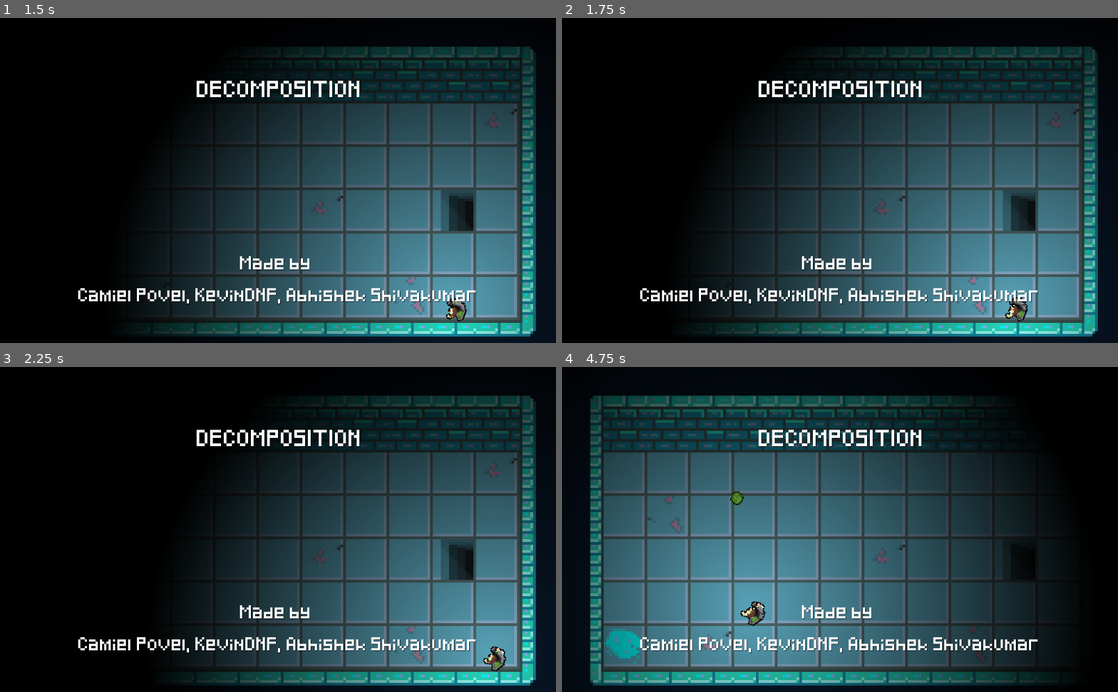
Above: before the commit, frames 1-4 (two rows, left to right).
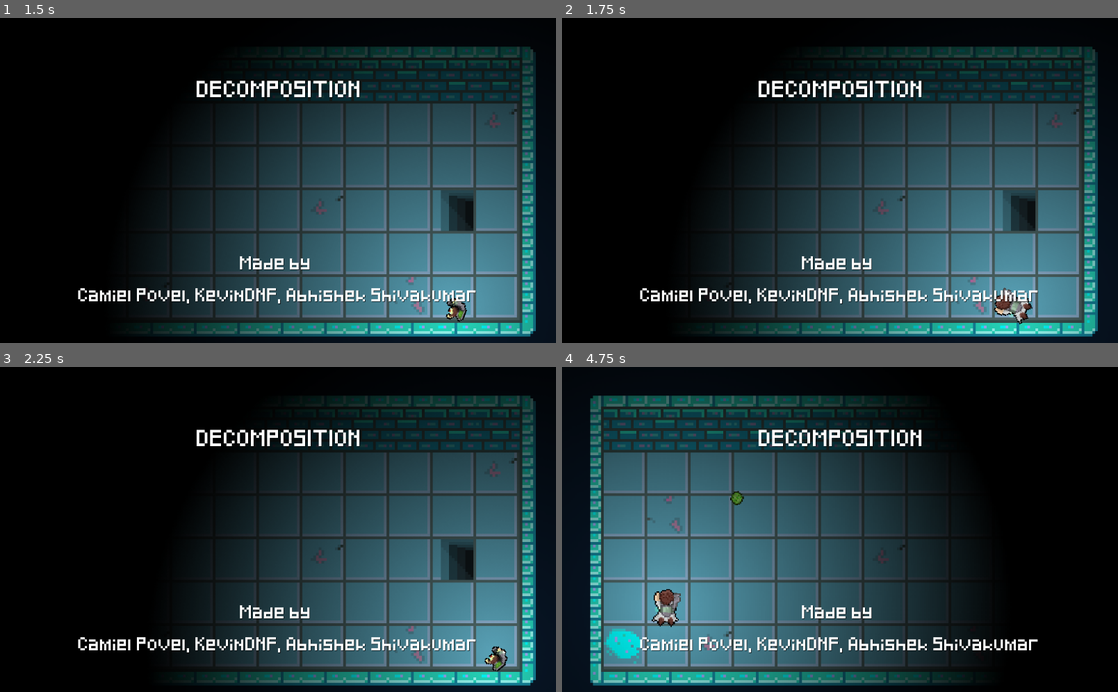
Above: after the commit, the same moments.

Repository: godofecht/Decomposition-Godofecht
Game: Godot game, scene res://MainScreen/MainScreen.tscn
Same seed, same stepped clock (60 frames per second), same inputs: the game is played once before the commit and once after it.
Inputs (mouse positions are in pixels of both pictures, inside the frame that each line leads up to):
- Up to frame 1 (1.5 s): tap Enter at 0.5 s; move the mouse to (400, 164) at 0.52 s; hold Right 0.53-1.28 s; hold S (KEY_DOWN) 0.53-1.28 s; tap Space at 0.77 s; move the mouse to (166, 196) at 1.27 s; hold Down from 1.28 s (still down); tap A (KEY_LEFT) at 1.35 s
- Up to frame 2 (1.75 s): keep holding Down; tap Space at 1.52 s
- Up to frame 3 (2.25 s): move the mouse to (333, 458) at 2.02 s; release Down at 2.03 s; hold Right from 2.03 s (still down); hold D (KEY_RIGHT) from 2.03 s (still down)
- Up to frame 4 (4.75 s): move the mouse to (812, 594) at 2.77 s; release Right at 2.78 s; release D (KEY_RIGHT) at 2.78 s; hold Up 2.78-3.53 s; tap W (KEY_UP) at 2.85 s; tap Space at 3.02, 3.77, 4.52 s; move the mouse to (1006, 578) at 3.52 s; hold Left from 3.53 s (still down); click (1006, 578) at 3.6 s; move the mouse to (673, 480) at 4.27 s; right-click (673, 480) at 4.35 s

Frame 1 is identical in both runs. In frame 2, 0.4% of the frame differs, in the area x 77-85%, y 82-95%; in frame 3, 0.2%; in frame 4, 42%, in the area x 5-89%, y 8-99%.

Commit message:
reduced dash recovery time

Diff:
--- a/Player/Player.gd
+++ b/Player/Player.gd
@@ -41,6 +41,7 @@
 
 var bCanDash = true
 var dashTimer = 0.0
+var dash_recovery_time = 0.2
 var isDashin = false
 var dash_multiplier = 2.7
 
@@ -99,7 +100,7 @@
 
 	if(bCanDash == false):
 		dashTimer += delta
-	if(dashTimer >= 2):
+	if(dashTimer >= dash_recovery_time):
 		bCanDash = true
 		dashTimer = 0
 
